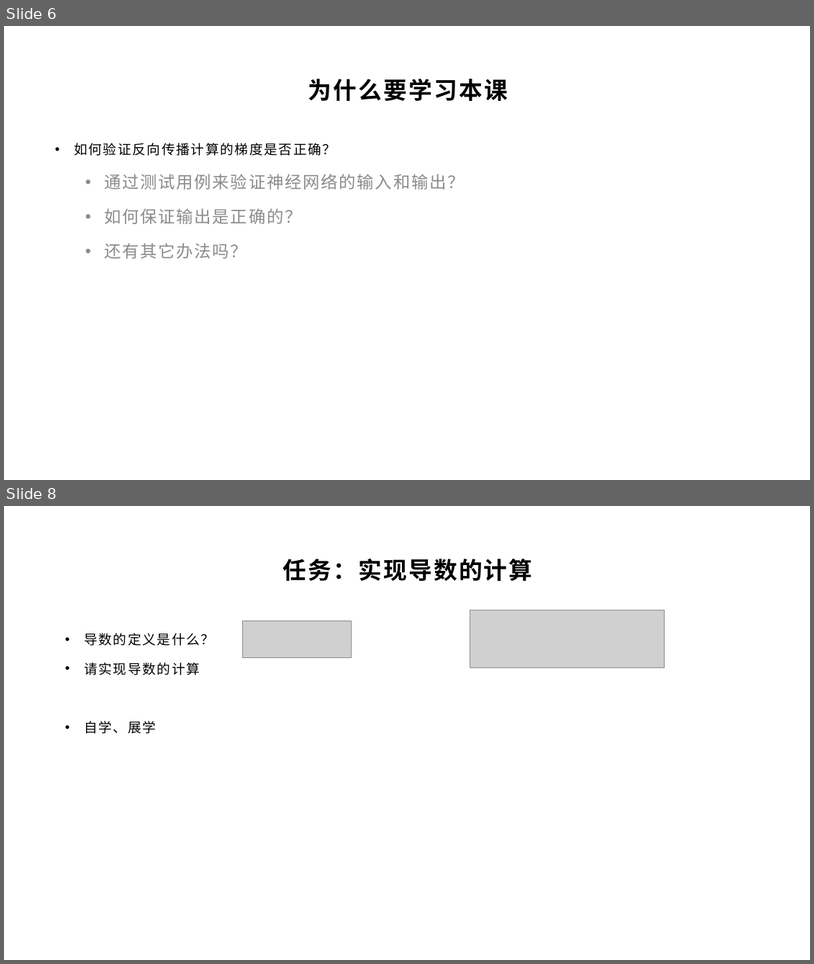
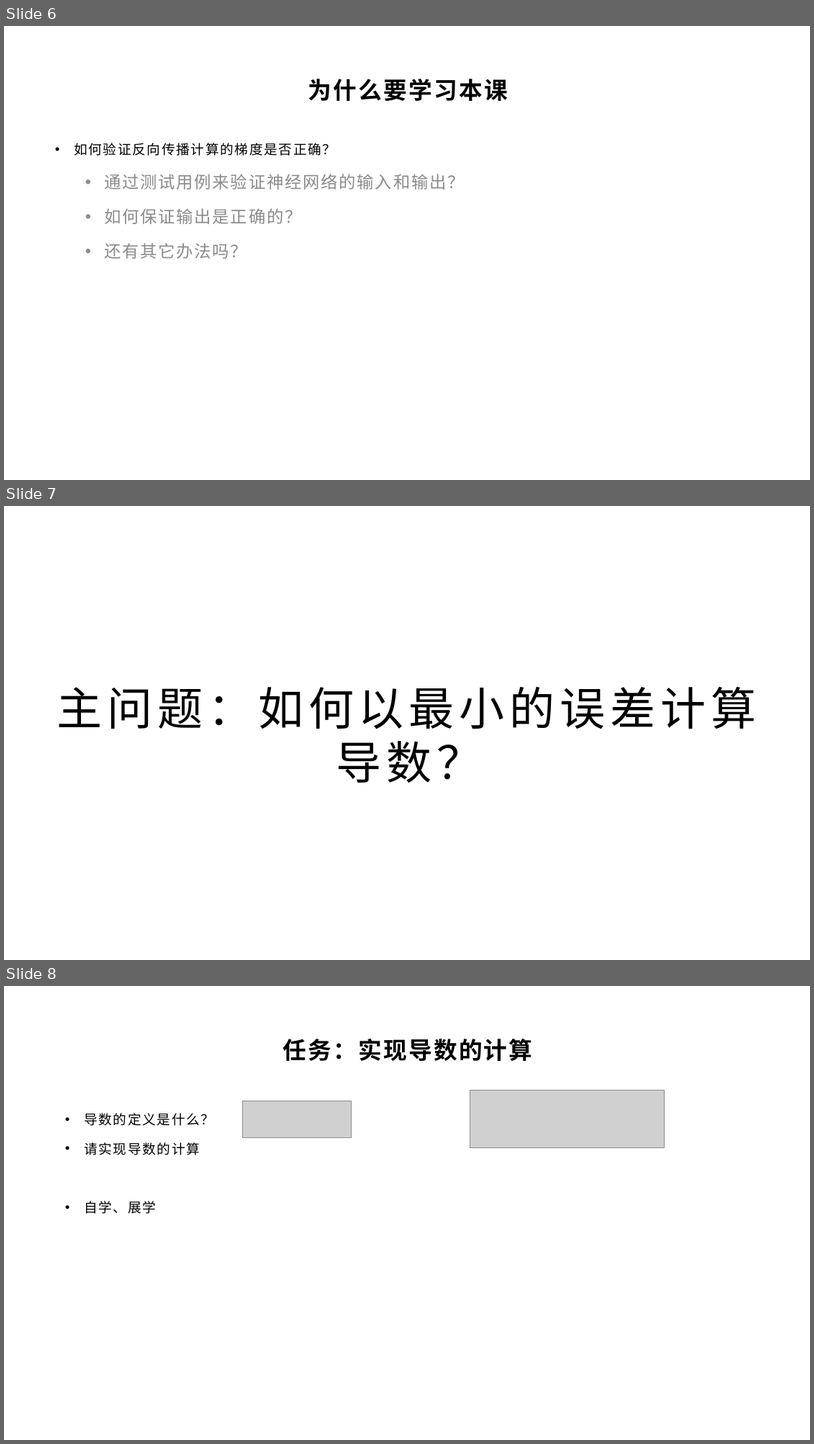
Before and after one commit to yyc-git/DeepLearningEdu, a slide deck: lessons/4_gradient_check/ppt/全连接层的梯度检查.pptx. Shown one above the other, each under a label of ours: slides 6 and 8 before the commit, slides 6, 7 and 8 after it; the slides between them are not shown. The pictures are 814x964 and 814x1444 pixels, drawn with LibreOffice and Linux fonts; fonts in the diff are those of the drawing; grey boxes stand for pictures; background and template pictures are left out. Boxes give left, top, right and bottom in pixels: in the first picture for what was removed or moved away, otherwise in the second. Text is boxed around its words. In the diff, an @@ line names an element or a change of style, - is before the commit and + after.

```diff
--- a/lessons/4_gradient_check/ppt/全连接层的梯度检查.pptx
+++ b/lessons/4_gradient_check/ppt/全连接层的梯度检查.pptx
@@ slide 7 added at bbox=[4, 506, 810, 960], background picture (left out) @@
@@ title added at bbox=[57, 687, 756, 782], 54 pt, text #000000 @@
+主问题：如何以最小的误差计算导数？
```
Also in this commit, not shown: 6 slides changed, 3 other slides added, 1 slide removed, 1 other file.
